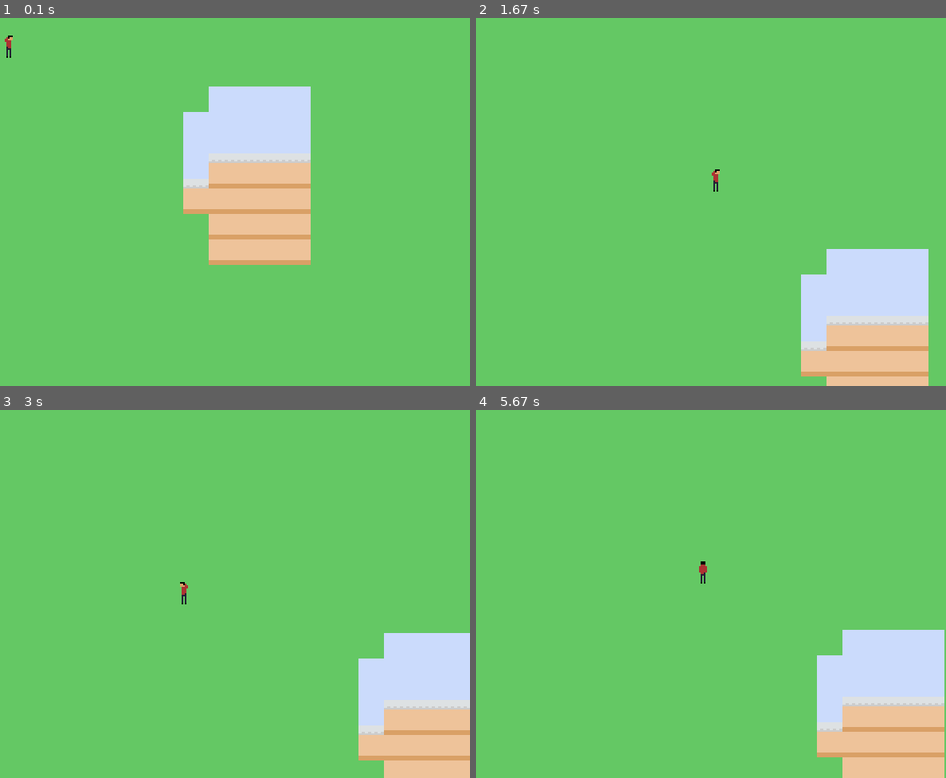
Above: before the commit, frames 1-4 (two rows, left to right).
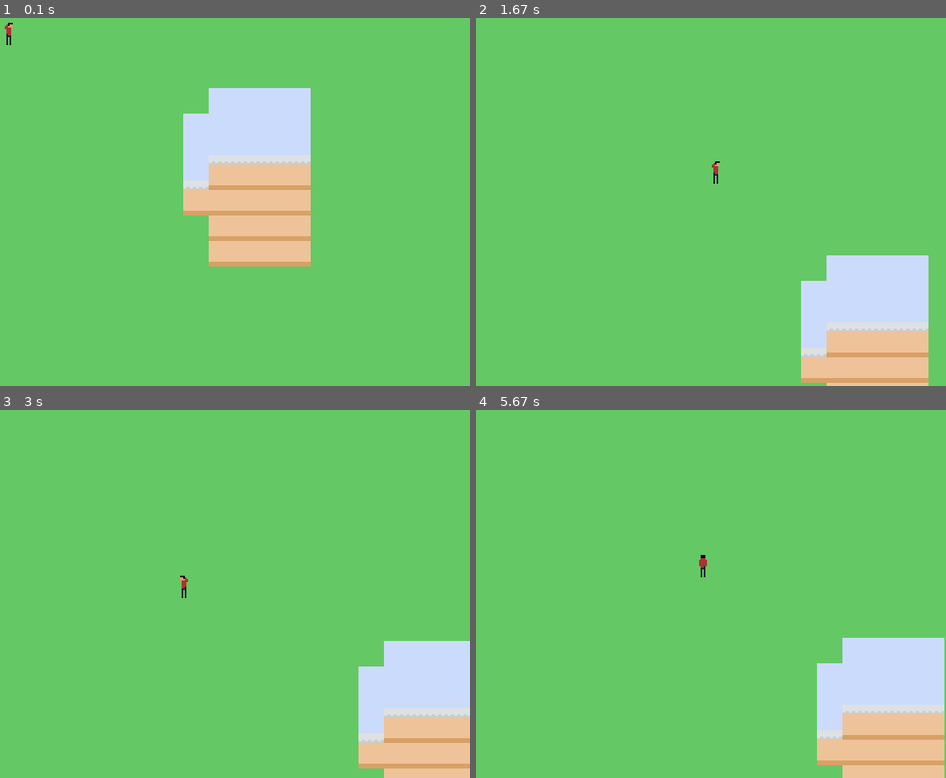
Above: after the commit, the same moments.

Repository: Galgunn/PygamePracticeNew
Game: pygame game, started from PadlockGamePractice/game.py
The game is run twice, just before and just after one commit, with the same random seed, the same clock (stepped at 60 frames per second) and the same inputs.
Inputs:
- Up to frame 1 (0.1 s): no input
- Up to frame 2 (1.67 s): hold Right 0.33-0.8 s; hold Up 0.83-1.13 s; hold Right 1.17-1.63 s
- Up to frame 3 (3 s): hold Left 1.67-2.2 s; hold Down 2.23-2.53 s; hold Left 2.57-2.97 s
- Up to frame 4 (5.67 s): hold Up 3-3.37 s; hold Right 3.4-4.03 s; hold Down 4.07-4.43 s; hold Left 4.47-4.93 s; hold Right 4.97-5.43 s; hold Up from 5.47 s (still down)

The runs differ from the first frame. In frame 1, 1.3% of the frame differs, in the area x 1-67%, y 1-68%; in frame 2, 2.8%; in frame 3, 2.8%; in frame 4, 3.2%, in the area x 47-100%, y 39-97%.

Commit message:
smaller player rect

Diff:
--- a/PadlockGamePractice/game.py
+++ b/PadlockGamePractice/game.py
@@ -26,7 +26,7 @@
             'player/walk/up': Animation(load_images('player/walk/up'), frame_dur=10),
         }
 
-        self.player = Player(self, (0, 0), (5, 14))
+        self.player = Player(self, (0, 0), (5, 5))
         self.movement = [False, False, False, False]
 
         self.tilemap = Tilemap(self, 16)
--- a/PadlockGamePractice/scripts/entities.py
+++ b/PadlockGamePractice/scripts/entities.py
@@ -10,7 +10,7 @@
 
         #Animation
         self.action = ''
-        self.anim_offset = (-2, -1)
+        self.anim_offset = (-2, -10)
         self.flip = False
         self.set_action('idle/right')
 
